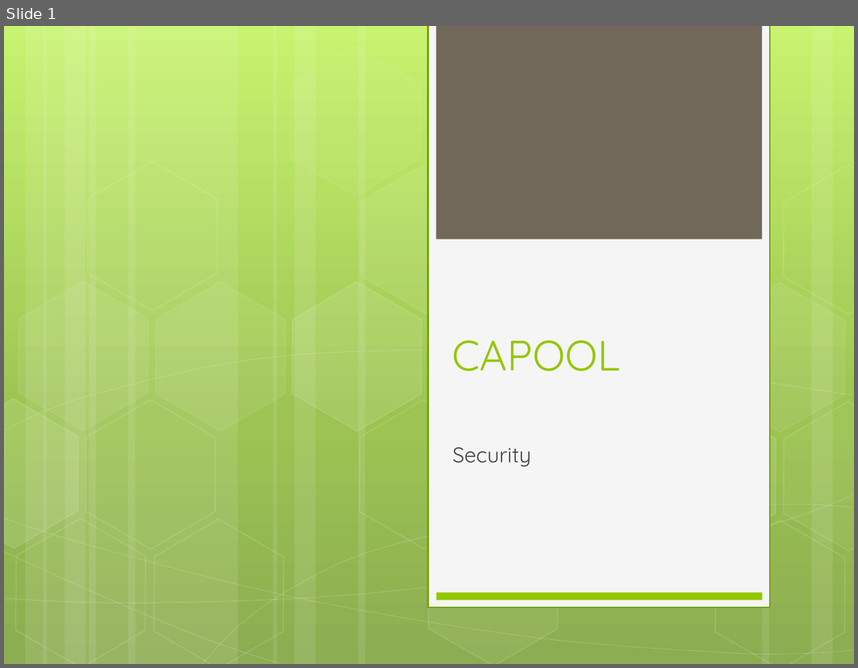
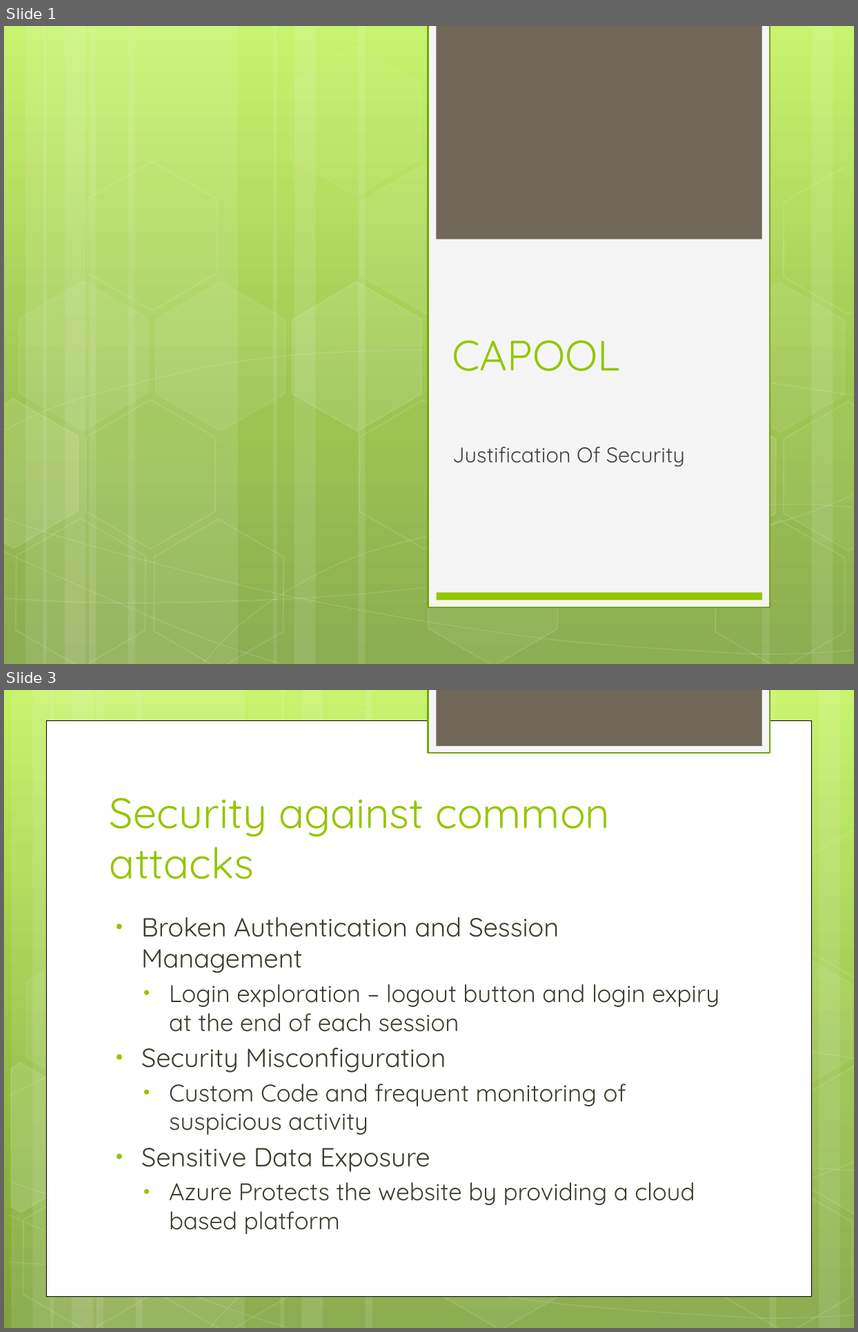
Before and after one commit to lanechr/CaPool, a slide deck: Security.pptx. Shown one above the other, each under a label of ours: slide 1 before the commit, slides 1 and 3 after it; the slides between them are not shown. The pictures are 858x668 and 858x1332 pixels, drawn with LibreOffice and Linux fonts; fonts in the diff are those of the drawing. Boxes give left, top, right and bottom in pixels: in the first picture for what was removed or moved away, otherwise in the second. Text is boxed around its words. In the diff, an @@ line names an element or a change of style, - is before the commit and + after.

Commit message:
Finalised Security Presentation

```diff
--- a/Security.pptx
+++ b/Security.pptx
@@ slide 3 added at (4,690,854,1328), background gradient #C3F35F to #93BF3F to #81A53E @@
@@ rectangle added at (428,690,770,753), fill #F5F5F5, outline #74A510 1.25 pt @@
@@ rectangle added at (436,690,762,746), fill #71685A @@
@@ rectangle added at (47,720,811,1295), fill #FFFFFF, outline #000000 0.5 pt @@
@@ title added at (110,798,610,879), 36 pt, text #94C600 @@
+Security against common attacks
@@ group added at (4,690,854,1328): 12 rectangles, 8 freeform shapes, 8 hexagons @@
@@ text added at (141,917,720,1234), 20.4 pt, text #3E3D2D @@
+• Broken Authentication and Session Management
+  • Login exploration – logout button and login expiry at the end of each session
+• Security Misconfiguration
+  • Custom Code and frequent monitoring of suspicious activity
+• Sensitive Data Exposure
+  • Azure Protects the website by providing a cloud based platform
@@ slide 1 changed as well @@
@@ subtitle at (452,446,685,466): text changed @@
-Security
+Justification Of Security
```
Also in this commit, not shown: 4 other slides added, 2 slides removed.
